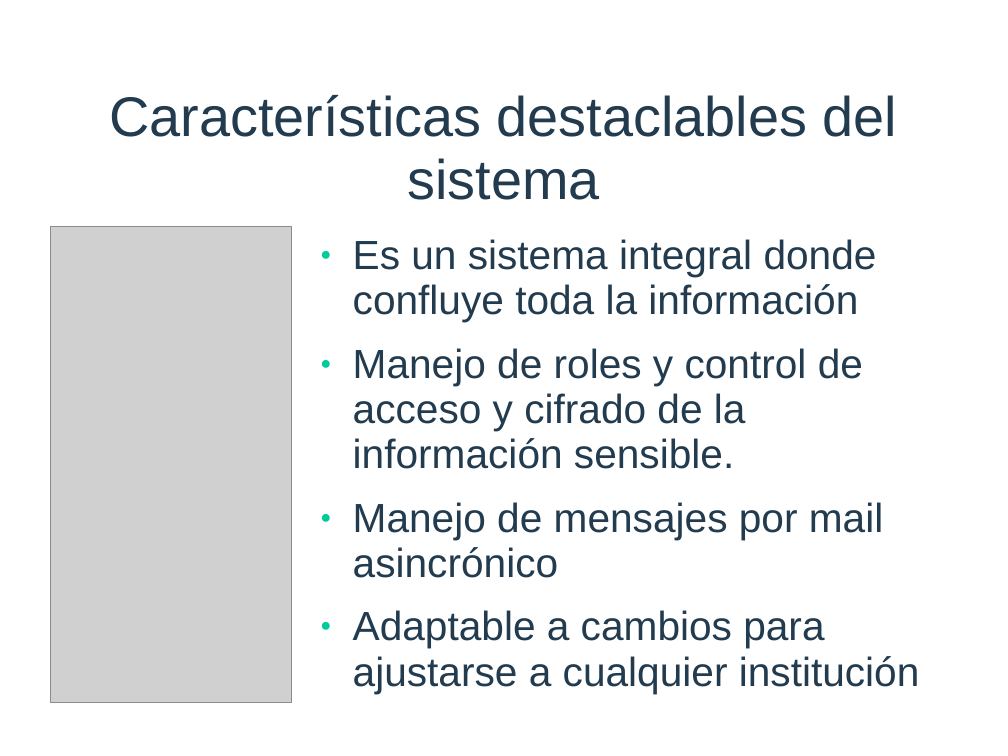
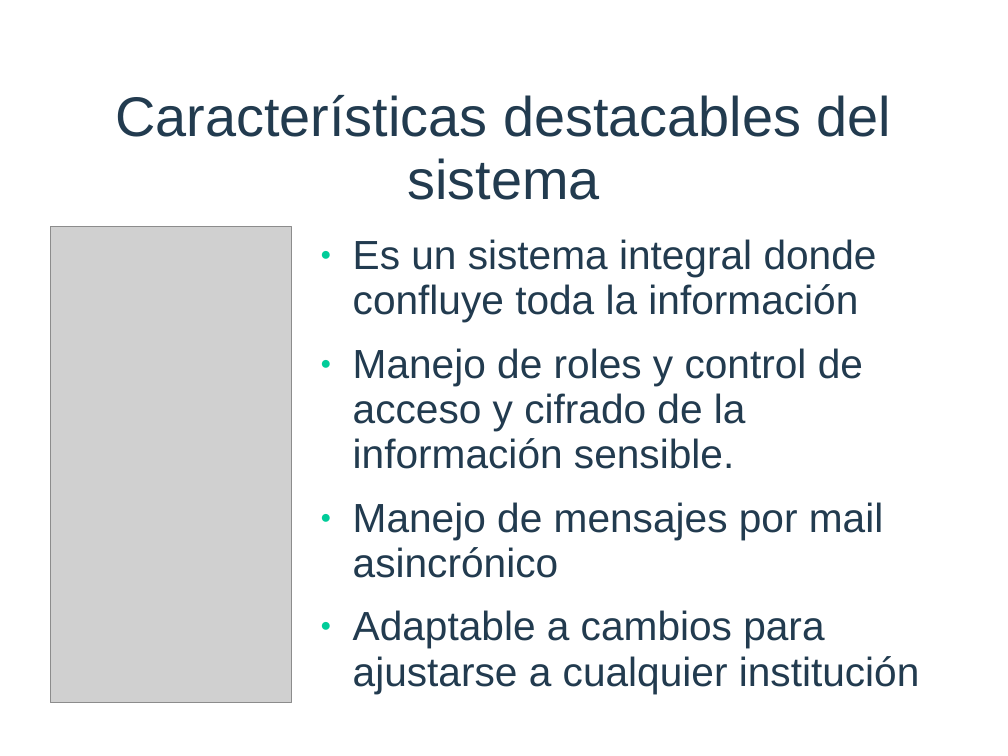
Before and after one commit to afichera/deukin, a slide deck: slide 9 of presentación.ppt. Drawn at 1008x756 pixels with LibreOffice and Linux fonts; fonts in the diff are those of the drawing; grey boxes stand for pictures; background and template pictures are left out. Boxes give left, top, right and bottom in pixels: in the first picture for what was removed or moved away, otherwise in the second. Text is boxed around its words. In the diff, an @@ line names an element or a change of style, - is before the commit and + after.

```diff
--- a/presentación.ppt
+++ b/presentación.ppt
@@ title at [115, 95, 892, 200]: text changed @@
-Características destaclables del sistema
+Características destacables del sistema
```
Also in this commit, not shown: 4 other slides changed, 8 other files.
